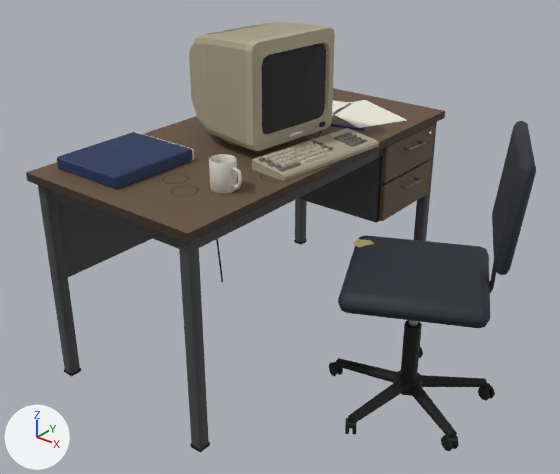
Renders of the glTF model LIMINAL V13/data/models/desk_crt@1.glb from each side of a commit.
Rendered twice from a 50 mm camera at (1.67, -1.97, 1.62) aimed at (0.21, -0.15, 0.49). The axes (+X, +Y, +Z) are drawn at lower left. The lights are the same throughout. The first picture is the older version.

The older version as bpy lines, for what is in view:
```python
me_desk0 = bpy.data.meshes.new('desk0')
me_desk0.from_pydata([(-0.35, -0.7, 0.75), (0.35, -0.7, 0.75), (0.35, 0.7, 0.75), (-0.35, 0.7, 0.75)], [], [(0, 1, 2), (0, 2, 3)])
me_desk0.materials.append(mat_look_wood_r_0_75__tischplatte)  # brown #66523d
me_desk15 = bpy.data.meshes.new('desk15')
me_desk15.from_pydata(...)  # 16 vertices, 16 faces; spans x -0.299..0.297, y -0.31..0.63, z 0.751..0.788
me_desk15.materials.append(mat_look_sign__papier)  # white #f0ede0
me_desk4 = bpy.data.meshes.new('desk4')
me_desk4.from_pydata(...)  # 48 vertices, 88 faces; spans x 0.327..0.345, y 0.288..0.632, z 0.426..0.716
me_desk4.materials.append(mat_look_wood_r_0_8__schublade)  # brown #614c38
ob_desk0 = bpy.data.objects.new('desk0', me_desk0)
ob_desk0.location = (0.0, 0.0, 0.0)
ob_desk15 = bpy.data.objects.new('desk15', me_desk15)
ob_desk15.location = (0.0, 0.0, 0.0)
ob_desk4 = bpy.data.objects.new('desk4', me_desk4)
ob_desk4.location = (0.0, 0.0, 0.0)
# also in view: 'desk11' at (0.28, -0.03, 0.77); 'desk17' at (0.24, -0.42, 0.8); 'desk6' at (-0.04, -0.01, 0.94); 'desk13' at (0.26, -0.03, 0.78); 'desk1' at (0.0, 0.0, 0.74)
```
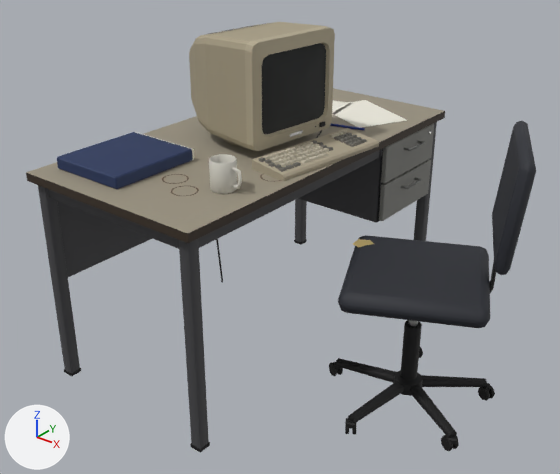
Where the change shows, as pixel boxes [x1, y1, x2, y2] in the pictures (560 x 474 px):
```json
{"object": "desk0", "change": "recoloured", "before": [26, 88, 444, 233], "after": [26, 88, 444, 233], "on screen": "lighter"}
{"object": "desk4", "change": "recoloured", "before": [379, 123, 434, 221], "after": [379, 123, 434, 221], "on screen": "brown to grey"}
```

Edits to the scene script, one JSON object a line:
```json
{"op": "add", "block": "mat_look_paint_r_1_1__schublade", "code": ["mat_look_paint_r_1_1__schublade = principled_material('look=paint r=1.1 #schublade')", "mat_look_paint_r_1_1__schublade.base_color = (0.214, 0.214, 0.196)  # grey #7f7f7a", "mat_look_paint_r_1_1__schublade.roughness = 0.7"]}
{"op": "add", "block": "mat_look_plastic_r_1_1__tischplatte", "code": ["mat_look_plastic_r_1_1__tischplatte = principled_material('look=plastic r=1.1 #tischplatte')", "mat_look_plastic_r_1_1__tischplatte.base_color = (0.319, 0.285, 0.214)  # brown #99917f", "mat_look_plastic_r_1_1__tischplatte.roughness = 0.7"]}
{"block": "me_desk0", "where": "me_desk0.from_pydata(...)  # 4 vertices, 2 faces; spans x -0.35..0.35, y -0.7..0.7, z 0.75"}
{"op": "remove", "block": "me_desk0", "code": "me_desk0.materials.append(mat_look_wood_r_0_75__tischplatte)  # brown #66523d"}
{"op": "add", "block": "me_desk0", "code": "me_desk0.materials.append(mat_look_plastic_r_1_1__tischplatte)  # brown #99917f"}
{"block": "me_desk4", "where": "me_desk4.from_pydata(...)  # 48 vertices, 88 faces; spans x 0.327..0.345, y 0.288..0.632, z 0.426..0.716"}
{"op": "remove", "block": "me_desk4", "code": "me_desk4.materials.append(mat_look_wood_r_0_8__schublade)  # brown #614c38"}
{"op": "add", "block": "me_desk4", "code": "me_desk4.materials.append(mat_look_paint_r_1_1__schublade)  # grey #7f7f7a"}
```
